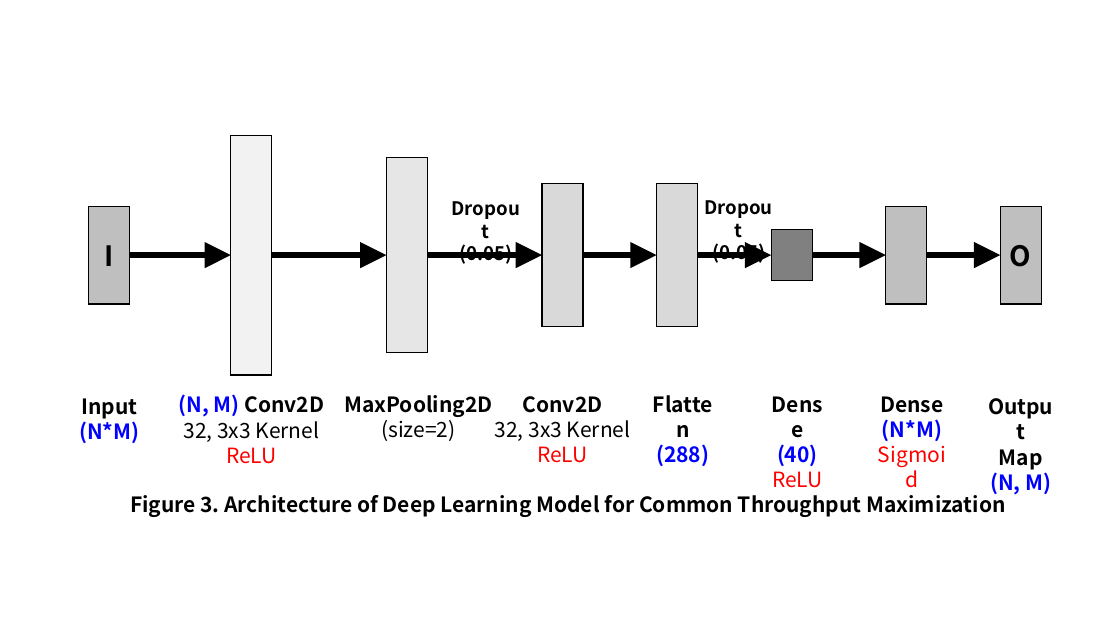
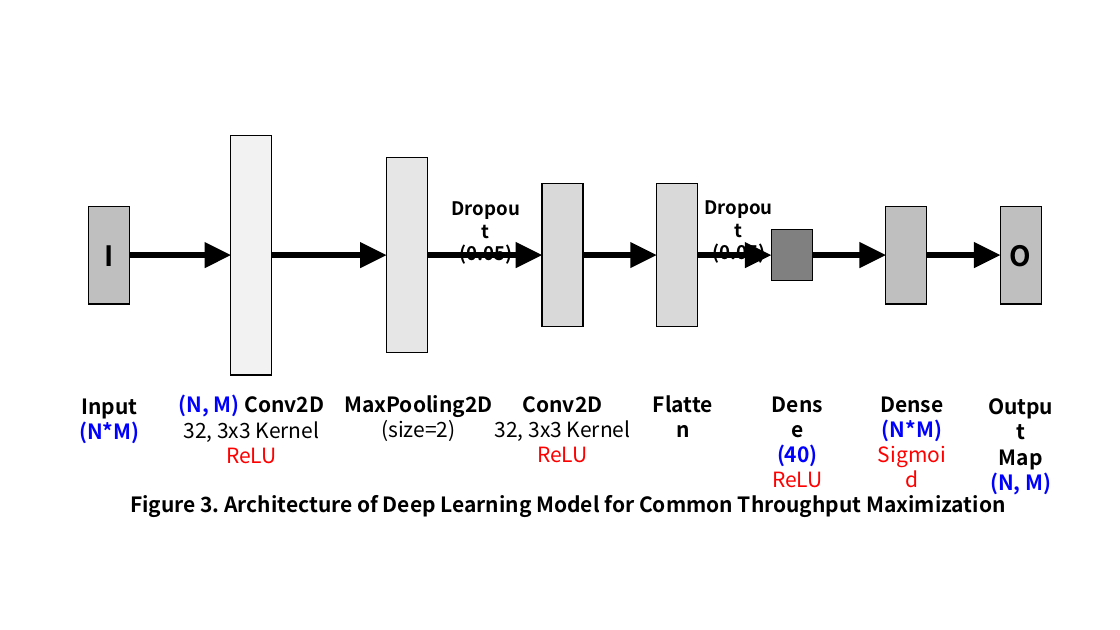
Before and after one commit to WannaBeSuperteur/2020, a slide deck: slide 6 of WPCN/for_final_paper.pptx. Drawn at 1120x630 pixels with LibreOffice and Linux fonts; fonts in the diff are those of the drawing. Boxes give left, top, right and bottom in pixels: in the first picture for what was removed or moved away, otherwise in the second. Text is boxed around its words. In the diff, an @@ line names an element or a change of style, - is before the commit and + after.

```diff
--- a/WPCN/for_final_paper.pptx
+++ b/WPCN/for_final_paper.pptx
@@ text at <box>656,444,709,466</box>: paragraph removed @@
-(288)
```
Also in this commit, not shown: 2 other files.
